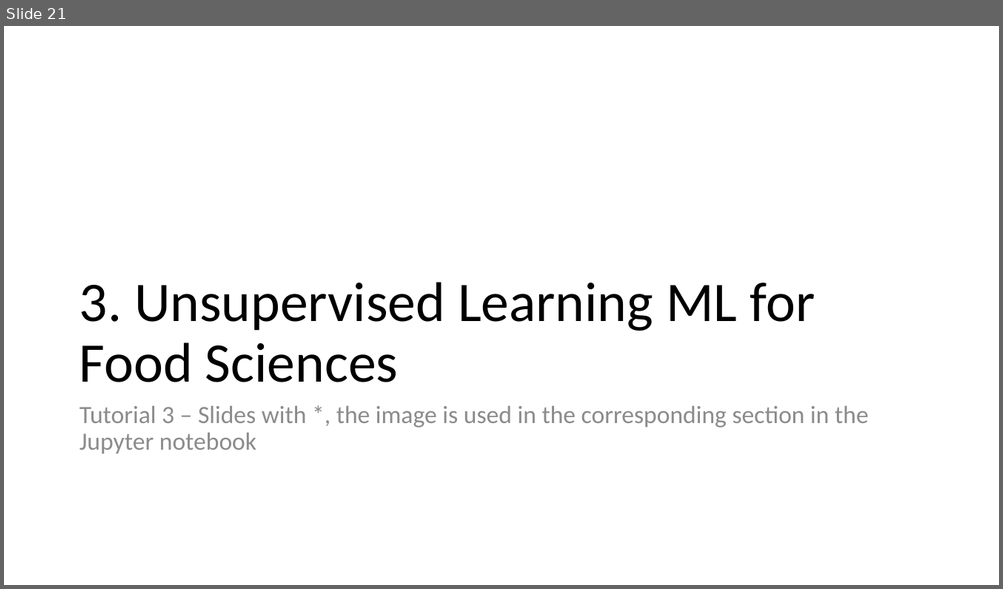
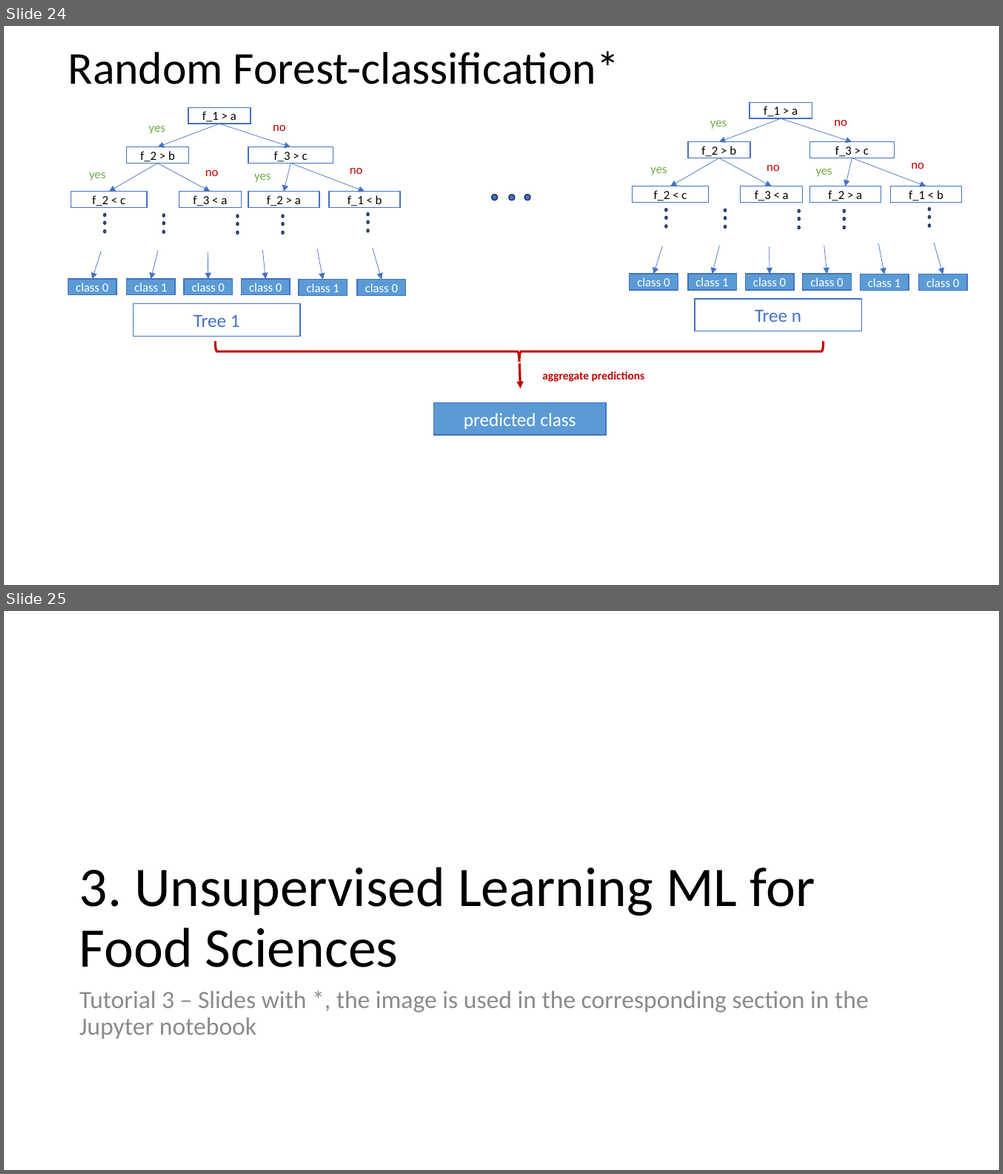
Before and after one commit to fsb-edu/ML4Food, a slide deck: images/Graphics of ML4Food.pptx. Shown one above the other, each under a label of ours: slide 21 before the commit, slides 24 and 25 after it. The pictures are 1003x589 and 1003x1174 pixels, drawn with LibreOffice and Linux fonts; fonts in the diff are those of the drawing. Boxes give left, top, right and bottom in pixels: in the first picture for what was removed or moved away, otherwise in the second. Text is boxed around its words. In the diff, an @@ line names an element or a change of style, - is before the commit and + after.

```diff
--- a/images/Graphics of ML4Food.pptx
+++ b/images/Graphics of ML4Food.pptx
@@ slide 24 added at box(4, 26, 999, 585), background #FFFFFF @@
@@ title added at box(68, 51, 619, 84), 44 pt, text #000000 @@
+Random Forest-classification*
@@ group added at box(68, 103, 967, 436): 33 ellipses, 29 rectangles, 25 arrows, 13 texts, 1 right brace @@
+aggregate predictions
+predicted class
+Tree 1
+f_1 > a
+f_2 > b
+f_3 > c
+yes
+no
+f_2 < c
+no
+f_3 < a
+f_2 > a
+f_1 < b
+yes
+yes
+no
+class 0
+class 1
+class 0
+class 1
+class 0
+class 0
+Tree n
+f_1 > a
+f_2 > b
+f_3 > c
+yes
+no
+f_2 < c
+no
+f_3 < a
+f_2 > a
+f_1 < b
+yes
+yes
+no
+class 0
+class 1
+class 0
+class 1
+class 0
+class 0
@@ what was slide 21 is now slide 25 @@
```
Also in this commit, not shown: 3 other slides added, 5 other files.
